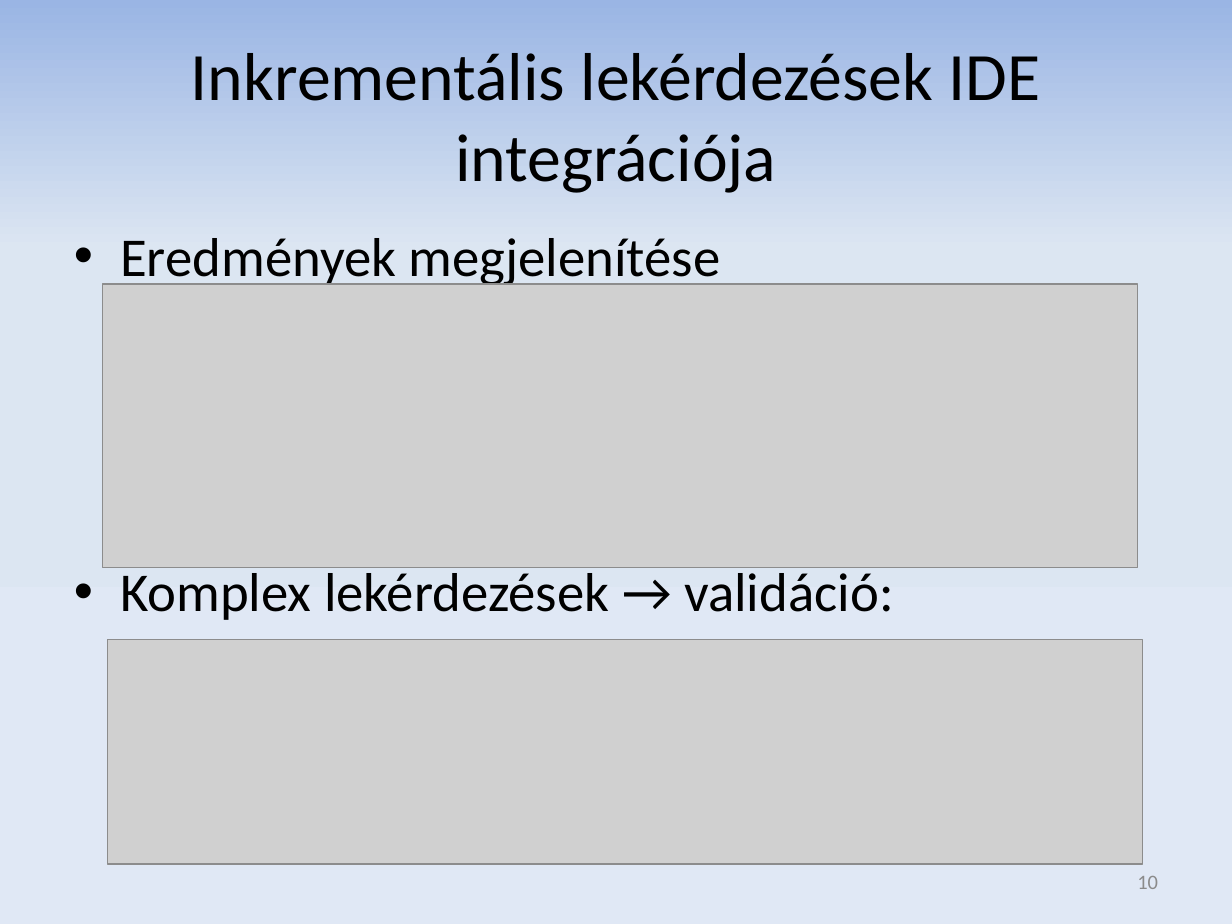
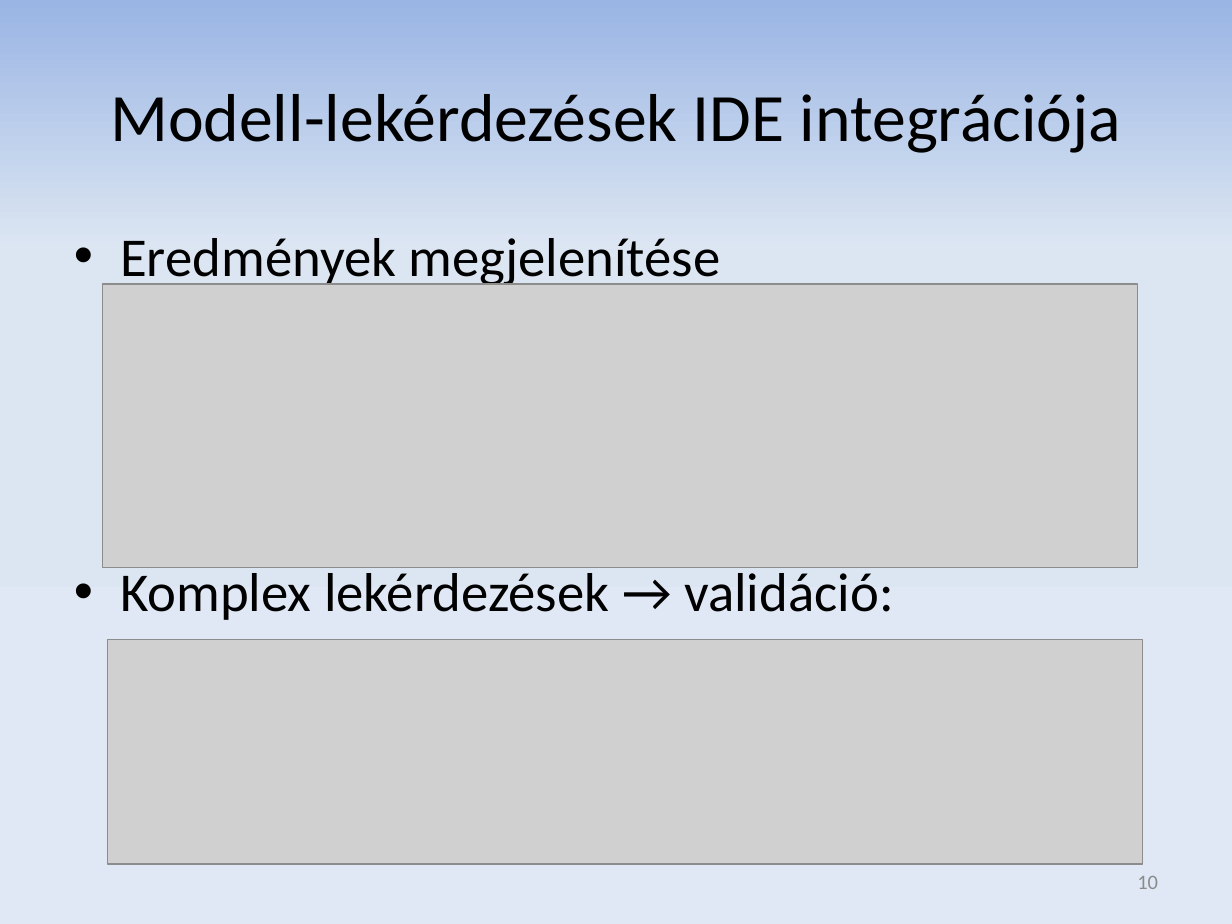
Before and after one commit to donat/incquery-deps, a slide deck: slide 10 of incquery-deps-thesis/presentation/zv_csikos_donat.pptx. Drawn at 1232x924 pixels with LibreOffice and Linux fonts; fonts in the diff are those of the drawing; grey boxes stand for pictures. Boxes give left, top, right and bottom in pixels: in the first picture for what was removed or moved away, otherwise in the second. Text is boxed around its words. In the diff, an @@ line names an element or a change of style, - is before the commit and + after.

```diff
--- a/incquery-deps-thesis/presentation/zv_csikos_donat.pptx
+++ b/incquery-deps-thesis/presentation/zv_csikos_donat.pptx
@@ title at bbox=[110, 94, 1121, 153]: text changed @@
-Inkrementális lekérdezések IDE integrációja
+Modell-lekérdezések IDE integrációja
```
Also in this commit, not shown: 4 other slides changed.
